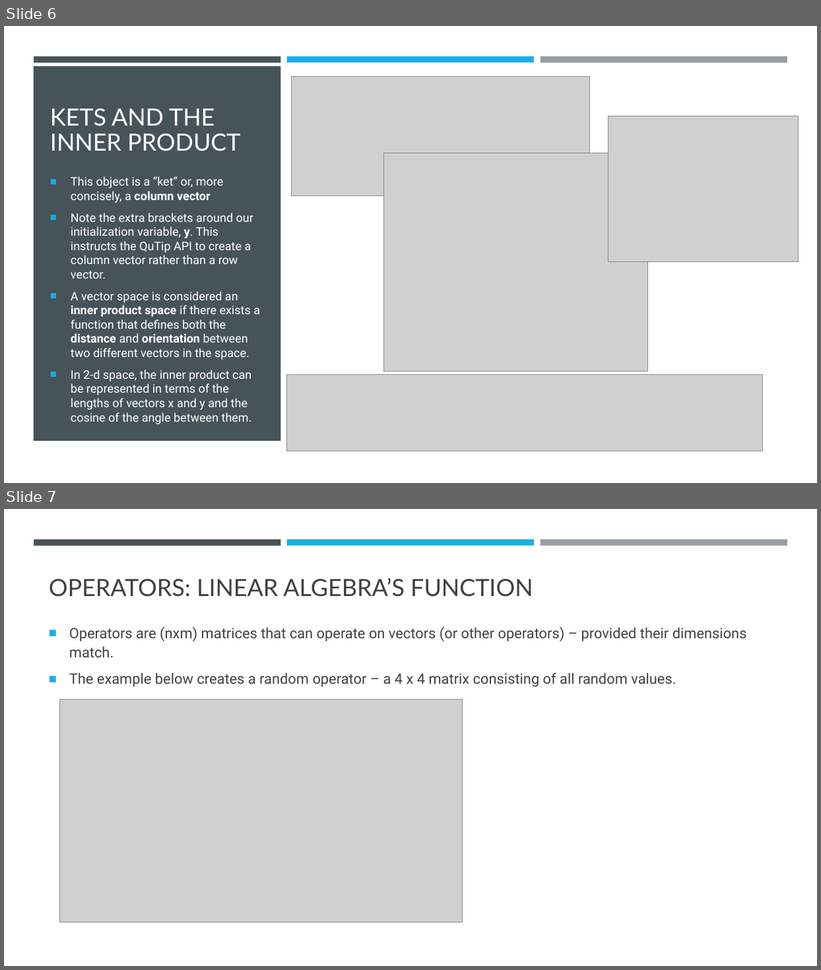
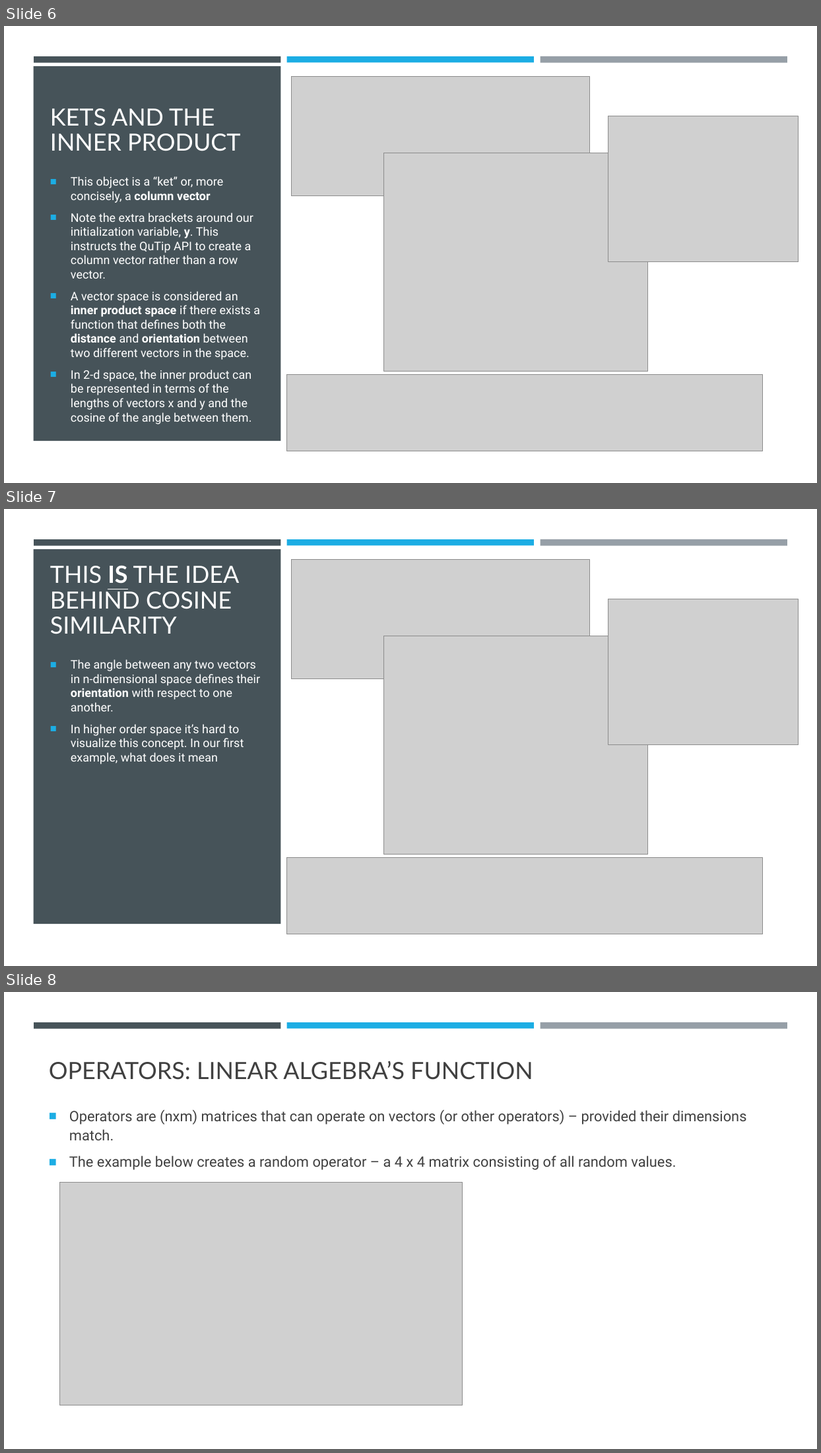
Before and after one commit to fastest-parrot/q_perceptron, a slide deck: A NEURAL NEWORK FROM SCRATCH USING Q-TIP.pptx. Shown one above the other, each under a label of ours: slides 6 and 7 before the commit, slides 6, 7 and 8 after it. The pictures are 821x970 and 821x1453 pixels, drawn with LibreOffice and Linux fonts; fonts in the diff are those of the drawing; grey boxes stand for pictures. Boxes give left, top, right and bottom in pixels: in the first picture for what was removed or moved away, otherwise in the second. Text is boxed around its words. In the diff, an @@ line names an element or a change of style, - is before the commit and + after.

```diff
--- a/A NEURAL NEWORK FROM SCRATCH USING Q-TIP.pptx
+++ b/A NEURAL NEWORK FROM SCRATCH USING Q-TIP.pptx
@@ slide 7 added at [4, 509, 817, 966], background #000000 @@
@@ rectangle added at [4, 509, 817, 966], fill #FFFFFF @@
@@ rectangle added at [34, 539, 281, 545], fill #465359 @@
@@ rectangle added at [287, 539, 534, 545], fill #1CADE4 @@
@@ rectangle added at [540, 539, 787, 546], fill #969FA7 @@
@@ rectangle added at [33, 549, 281, 924], fill #465359 @@
@@ title added at [50, 565, 239, 634], 28 pt, text #FFFFFF @@
+THIS IS THE IDEA BEHIND COSINE SIMILARITY
@@ picture added at [291, 559, 589, 679] @@
@@ picture added at [609, 599, 799, 746] @@
@@ picture added at [384, 636, 648, 854] @@
@@ text added at [71, 659, 260, 764], 14 pt, text #FFFFFF @@
+■ The angle between any two vectors in n-dimensional space defines their orientation with respect to one another.
+■ In higher order space it’s hard to visualize this concept. In our first example, what does it mean
@@ picture added at [287, 858, 763, 935] @@
@@ what was slide 7 is now slide 8 @@
```
Also in this commit, not shown: 1 slide changed, 2 other files.
